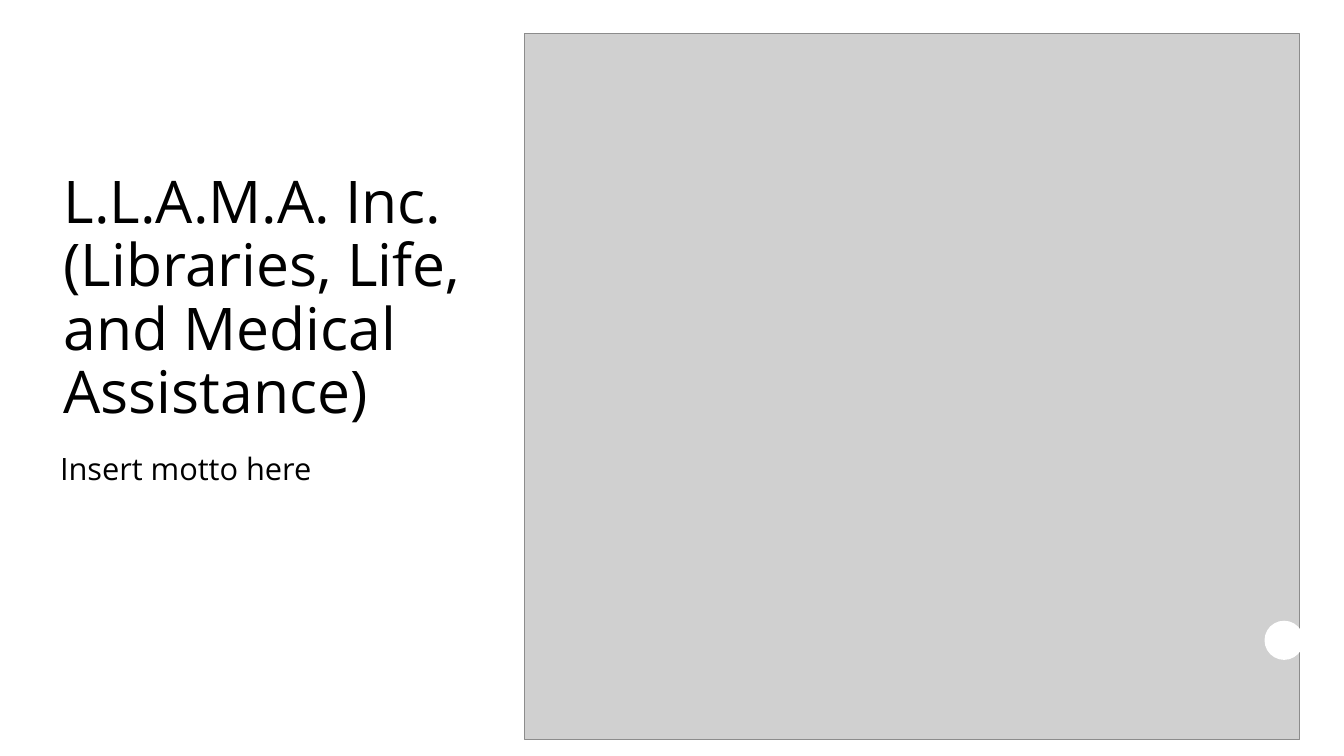
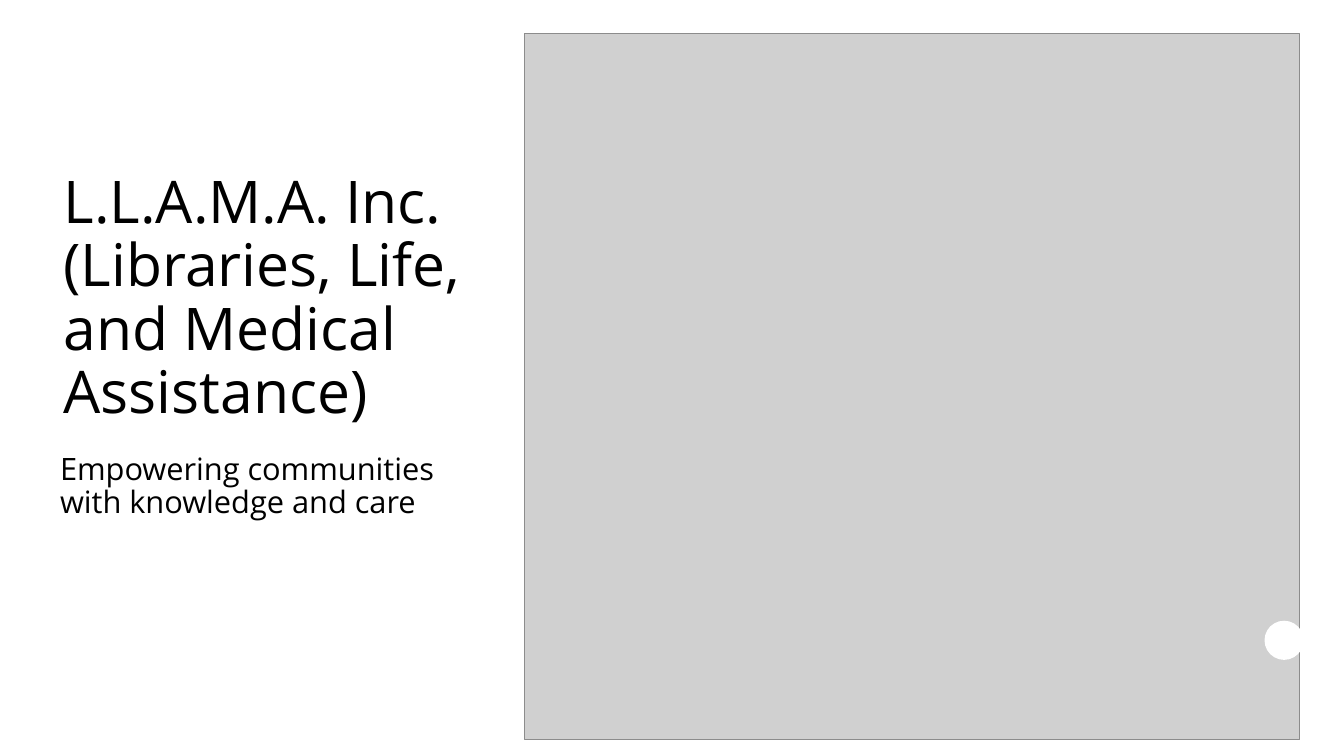
Before and after one commit to MrChiff/CSC289, a slide deck: slide 1 of LLAMA Inc.pptx. Drawn at 1344x756 pixels with LibreOffice and Linux fonts; fonts in the diff are those of the drawing; grey boxes stand for pictures. Boxes give left, top, right and bottom in pixels: in the first picture for what was removed or moved away, otherwise in the second. Text is boxed around its words. In the diff, an @@ line names an element or a change of style, - is before the commit and + after.

Commit message:
Updated the company motto on first slide of llama inc pitch slideshow

```diff
--- a/LLAMA Inc.pptx
+++ b/LLAMA Inc.pptx
@@ subtitle at [60, 457, 434, 521]: text changed @@
-Insert motto here
+Empowering communities with knowledge and care
```
